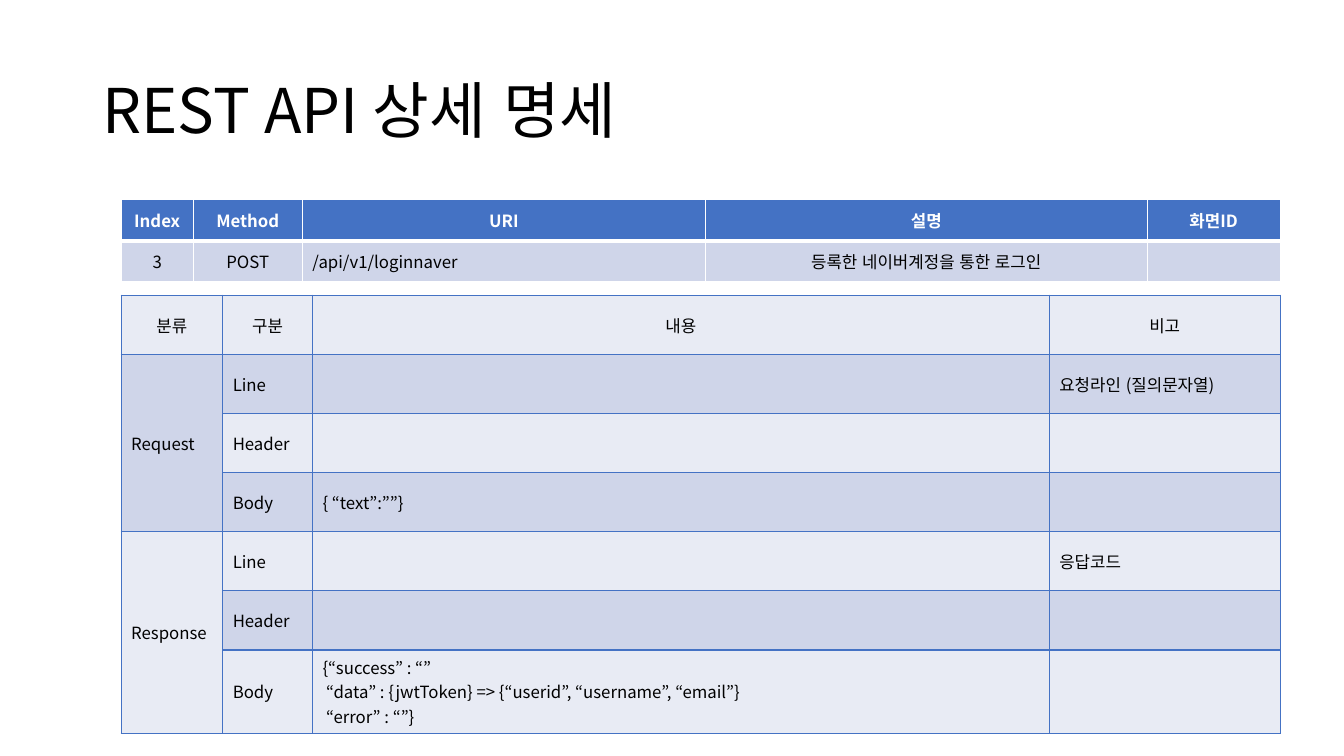
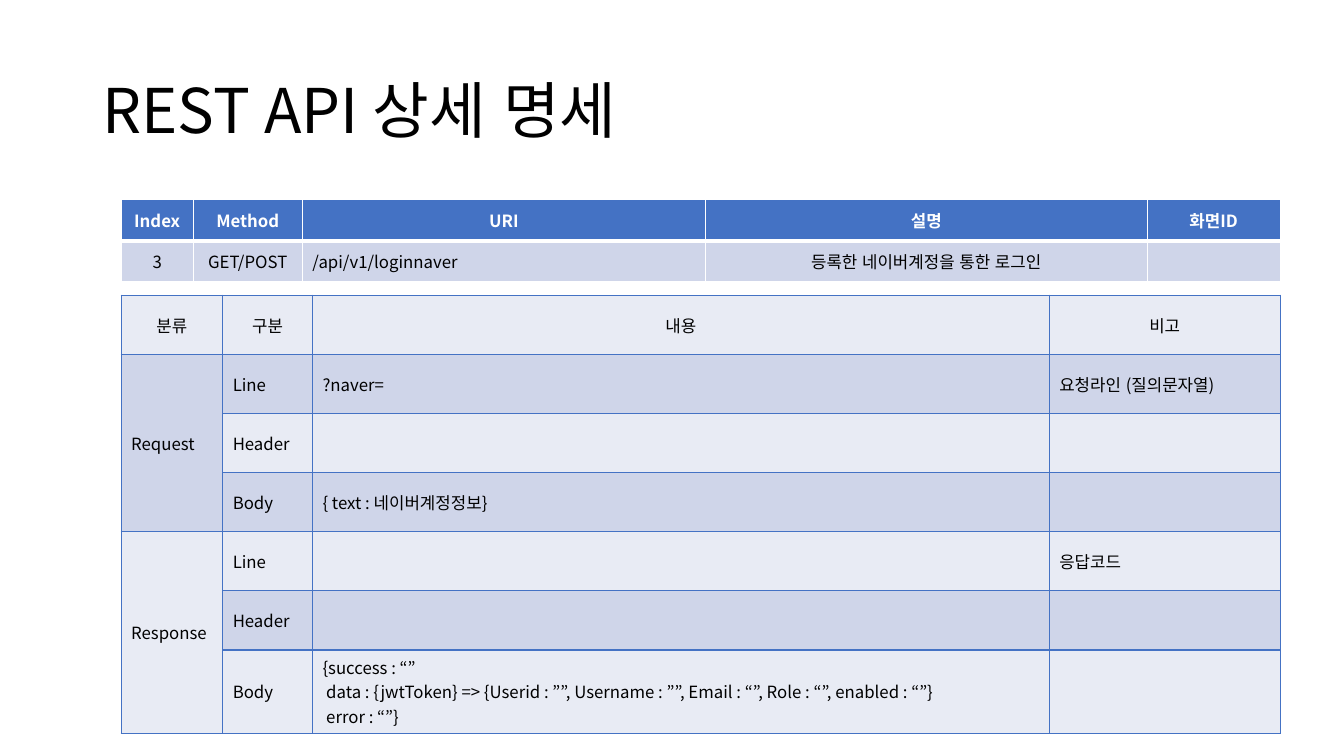
Before and after one commit to sujidaddy/workspace_miniproject, a slide deck: slide 25 of 미니프로젝트계획서제출용.pptx. Drawn at 1344x756 pixels with LibreOffice and Linux fonts; fonts in the diff are those of the drawing. Boxes give left, top, right and bottom in pixels: in the first picture for what was removed or moved away, otherwise in the second. Text is boxed around its words. In the diff, an @@ line names an element or a change of style, - is before the commit and + after.

```diff
--- a/미니프로젝트계획서제출용.pptx
+++ b/미니프로젝트계획서제출용.pptx
@@ table at (121,200,1280,281) @@
-row 2, column 2: POST
+row 2, column 2: GET/POST
@@ table at (121,295,1280,728) @@
-row 2, column 3: 
+row 2, column 3: ?naver=
-row 4, column 3: { “text”:””}
+row 4, column 3: { text : 네이버계정정보}
-row 7, column 3: {“success” : “” “data” : {jwtToken} => {“userid”, “username”, “email”} / “error” : “”}
+row 7, column 3: {success : “” data : {jwtToken} => {Userid : ””, Username : ””, Email : “”, Role : “”, enabled : “”} / error : “”}
```
Also in this commit, not shown: 14 other slides changed, 5 other files.
